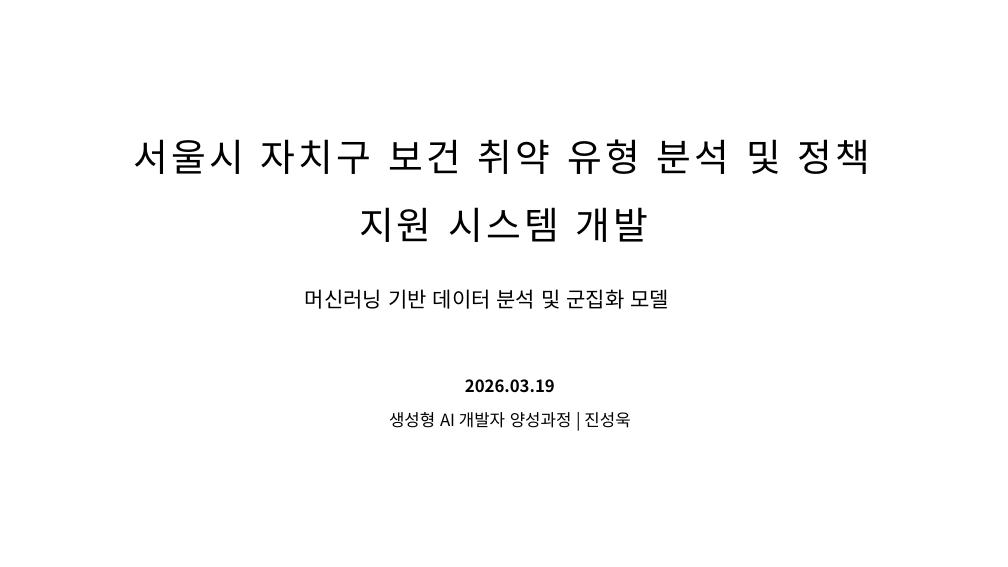
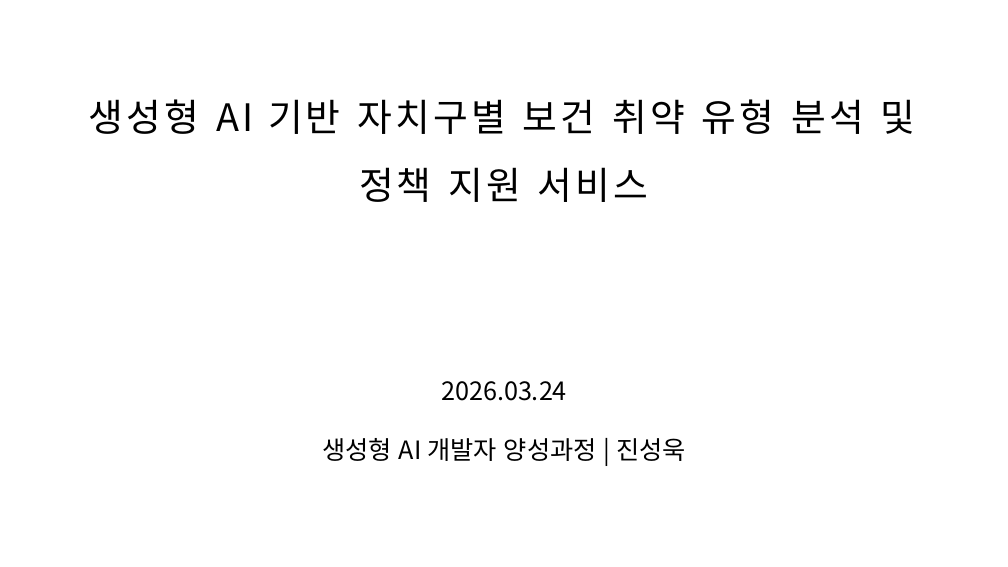
Before and after one commit to seongwook0217/SeongWook, a slide deck: slide 1 of 1차 프로젝트(머신러닝)/1. 기획서.pptx. Drawn at 1008x567 pixels with LibreOffice and Linux fonts; fonts in the diff are those of the drawing. Boxes give left, top, right and bottom in pixels: in the first picture for what was removed or moved away, otherwise in the second. Text is boxed around its words. In the diff, an @@ line names an element or a change of style, - is before the commit and + after.

```diff
--- a/1차 프로젝트(머신러닝)/1. 기획서.pptx
+++ b/1차 프로젝트(머신러닝)/1. 기획서.pptx
@@ text at box(89, 99, 916, 202): text changed @@
-서울시 자치구 보건 취약 유형 분석 및 정책 지원 시스템 개발
+생성형 AI 기반 자치구별 보건 취약 유형 분석 및 정책 지원 서비스
@@ text removed at box(305, 289, 669, 309) @@
-머신러닝 기반 데이터 분석 및 군집화 모델
@@ text at box(441, 381, 567, 401): text changed; size 16 to 24 pt; bold off @@
-2026.03.19
+2026.03.24
@@ text "생성형 AI 개발자 양성과정 | ...": place and size @@
-text "생성형 AI 개발자 양성과정 | ..." at box(389, 412, 630, 428)
+text "생성형 AI 개발자 양성과정 | ..." at box(322, 438, 686, 461)
@@ text "생성형 AI 개발자 양성과정 | ..." at box(322, 438, 686, 461): size 16 to 24 pt @@
```
Also in this commit, not shown: 3 other slides changed, 2 other files.
